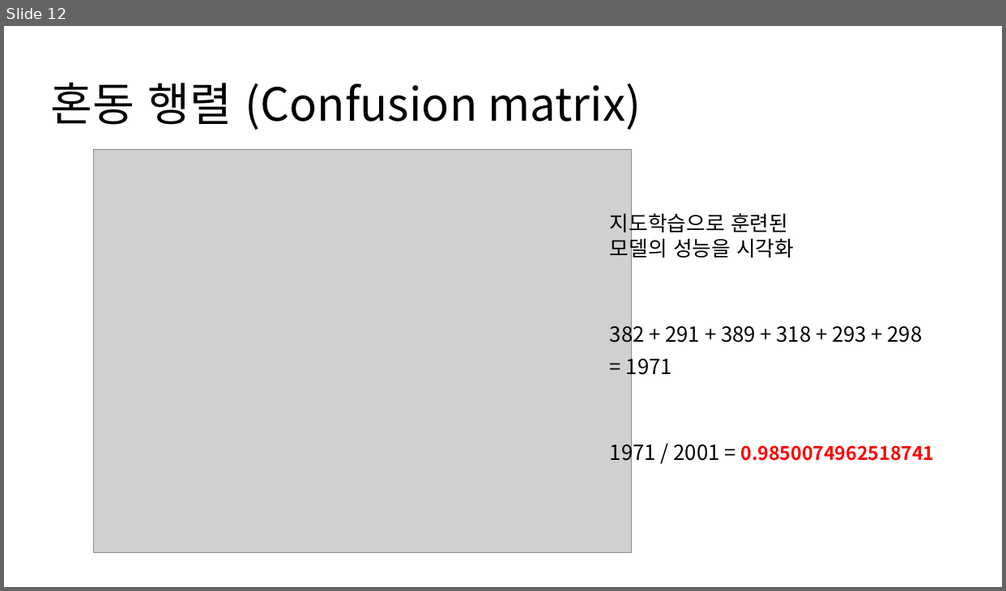
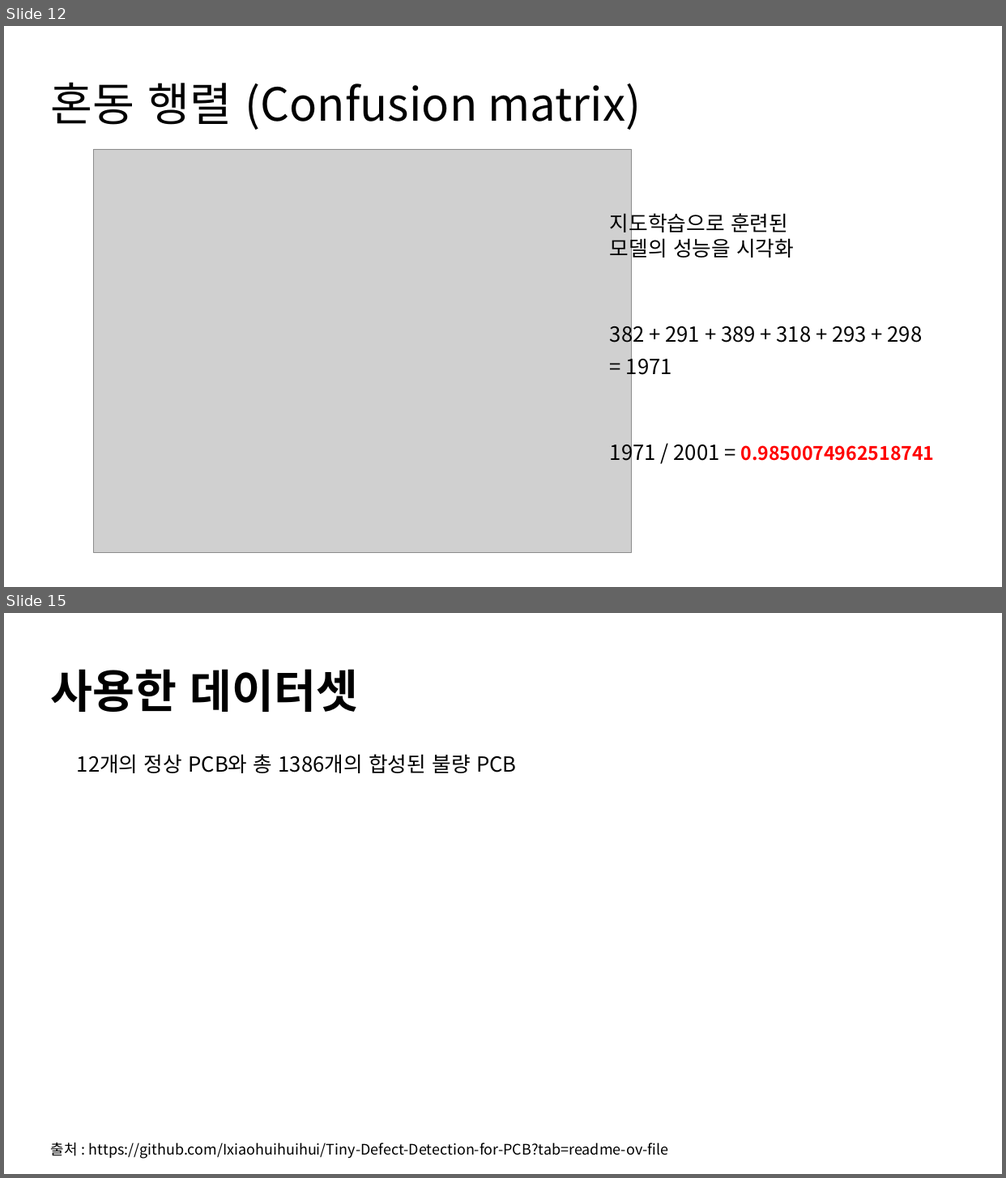
Before and after one commit to aroa97/practice, a slide deck: PCB_defect_detection/ppt/PCB_model.pptx. Shown one above the other, each under a label of ours: slide 12 before the commit, slides 12 and 15 after it; the slides between them are not shown. The pictures are 1006x591 and 1006x1178 pixels, drawn with LibreOffice and Linux fonts; fonts in the diff are those of the drawing; grey boxes stand for pictures. Boxes give left, top, right and bottom in pixels: in the first picture for what was removed or moved away, otherwise in the second. Text is boxed around its words. In the diff, an @@ line names an element or a change of style, - is before the commit and + after.

Commit message:
2024.09.03 업데이트

```diff
--- a/PCB_defect_detection/ppt/PCB_model.pptx
+++ b/PCB_defect_detection/ppt/PCB_model.pptx
@@ slide 15 added at (4, 613, 1002, 1174), background #FFFFFF @@
@@ title added at (51, 669, 359, 712), 44 pt, text #000000, bold @@
+사용한 데이터셋
@@ text added at (77, 754, 517, 773), 20 pt, text #000000 @@
+12개의 정상 PCB와 총 1386개의 합성된 불량 PCB
@@ text added at (51, 1143, 668, 1159), 14 pt, text #000000 @@
+출처 : https://github.com/Ixiaohuihuihui/Tiny-Defect-Detection-for-PCB?tab=readme-ov-file
```
Also in this commit, not shown: 9 slides changed, 2 other slides added, 22 other files.
